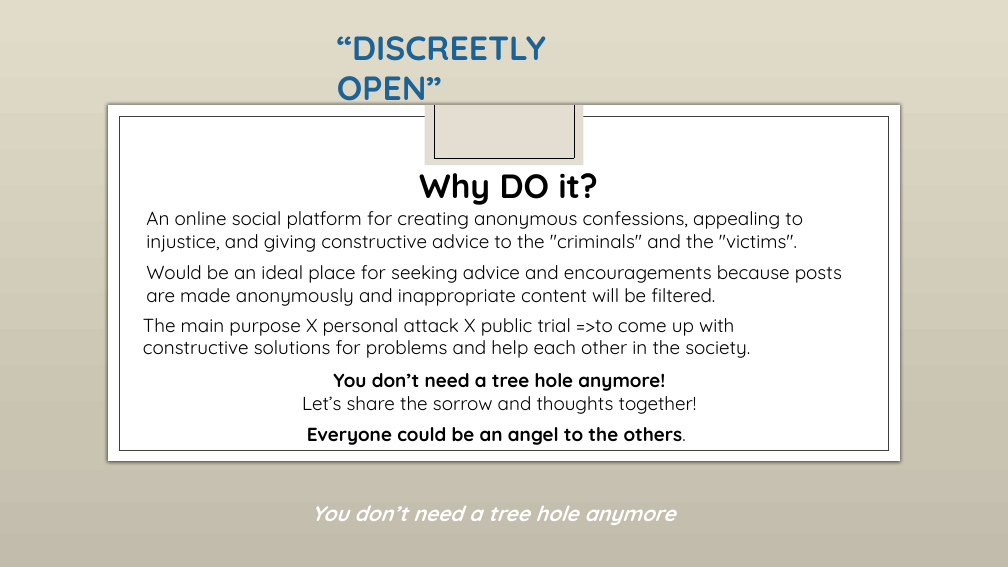
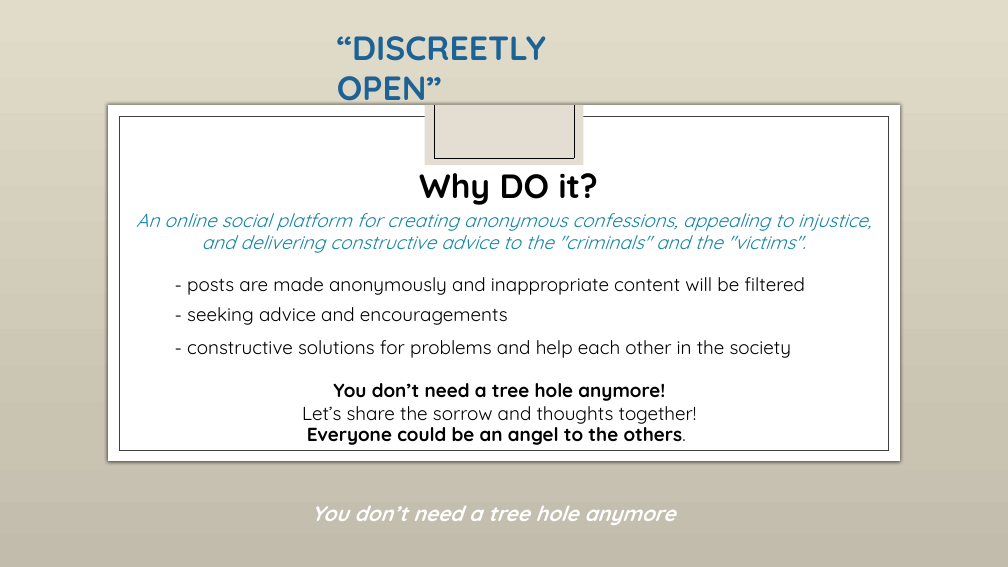
Before and after one commit to leahoho/moral-judges, a slide deck: slide 3 of MJ ppt 2018-7-24 (2).pptx (slide 2 before the commit). Drawn at 1008x567 pixels with LibreOffice and Linux fonts; fonts in the diff are those of the drawing; background and template pictures are left out. Boxes give left, top, right and bottom in pixels: in the first picture for what was removed or moved away, otherwise in the second. Text is boxed around its words. In the diff, an @@ line names an element or a change of style, - is before the commit and + after.

Commit message:
Presentation Update

```diff
--- a/MJ ppt 2018-7-24 (2).pptx
+++ b/MJ ppt 2018-7-24 (2).pptx
@@ text at (136,213,871,253): text changed; text colour #000000 to #1485A4; italic on @@
-An online social platform for creating anonymous confessions, appealing to injustice, and giving constructive advice to the "criminals" and the "victims".
+An online social platform for creating anonymous confessions, appealing to injustice, and delivering constructive advice to the "criminals" and the "victims".
@@ text added at (187,277,805,295), 18 pt, text #000000 @@
+- posts are made anonymously and inappropriate content will be filtered
@@ text at (187,307,508,325): text changed @@
-Would be an ideal place for seeking advice and encouragements because posts are made anonymously and inappropriate content will be filtered.
+- seeking advice and encouragements
@@ text at (187,340,791,358): text changed @@
-The main purpose X personal attack X public trial =>to come up with constructive solutions for problems and help each other in the society.
+- constructive solutions for problems and help each other in the society
@@ text "You don’t need a tree ...": place and size @@
-text "You don’t need a tree ..." at (302,373,697,414)
+text "You don’t need a tree ..." at (302,383,697,424)
```
Also in this commit, not shown: 3 other slides changed, 2 slides added.
